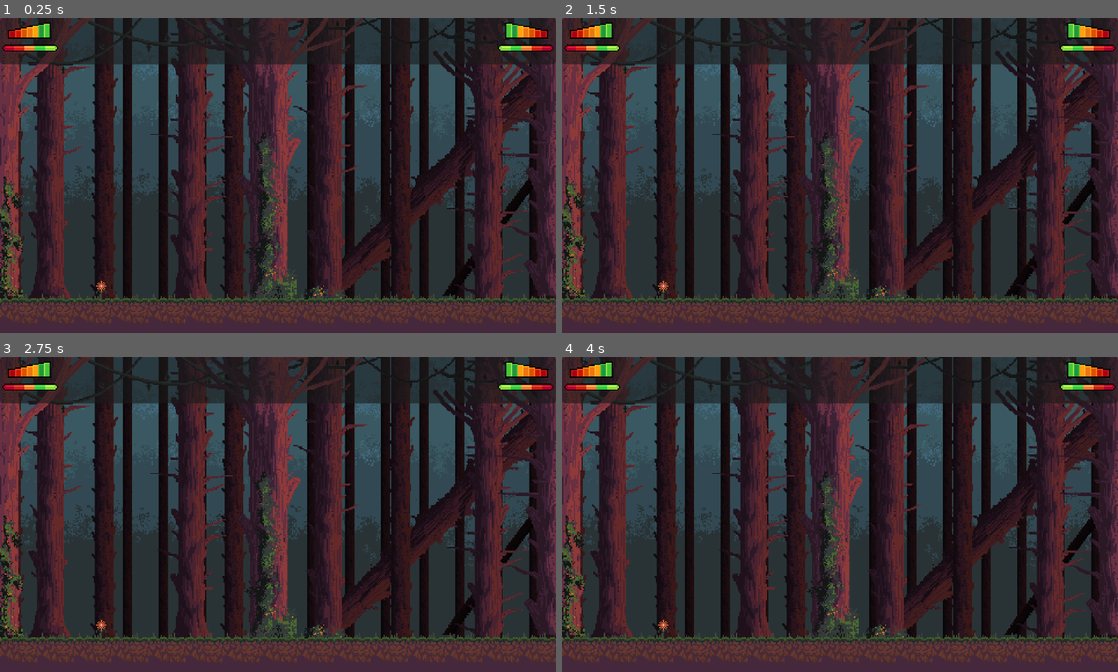
Above: before the commit, frames 1-4 (two rows, left to right).
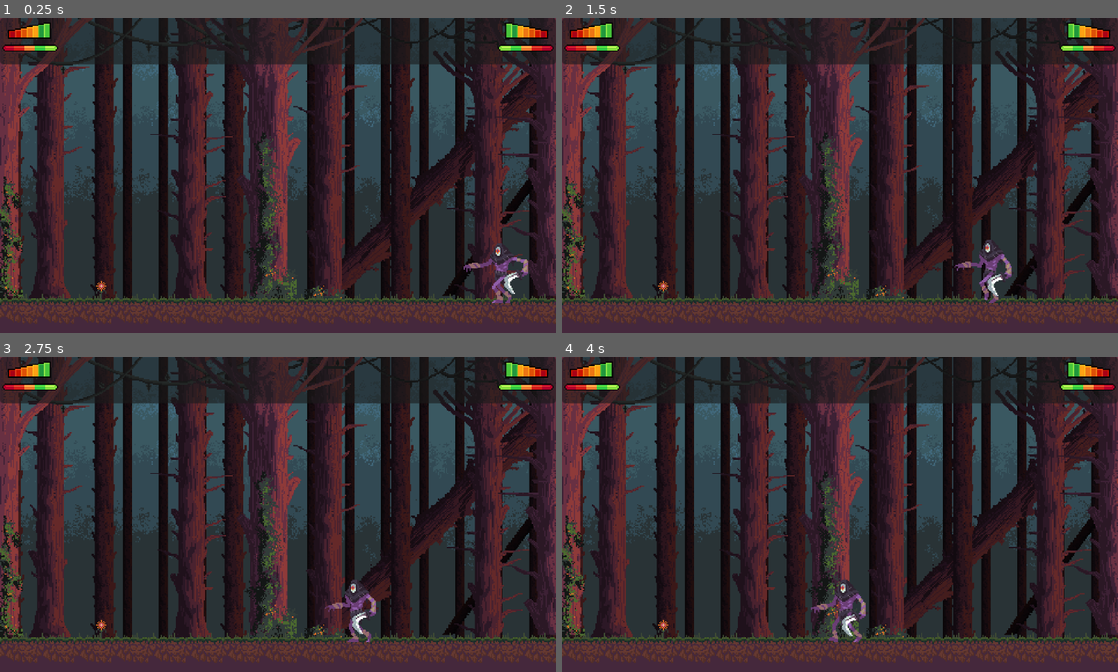
Above: after the commit, the same moments.

Repository: poeticalbyte/one-armed-videogame
Game: Godot game, scene res://Scenes/HUD-Daniel/HUD.tscn
Same seed, same stepped clock (60 frames per second), same inputs: the game is played once before the commit and once after it.
Inputs:
- Up to frame 1 (0.25 s): no input
- Up to frame 2 (1.5 s): tap Enter (ui_accept) at 0.5, 0.77 s; hold Right (ui_right) from 0.53 s (still down)
- Up to frame 3 (2.75 s): tap Enter (ui_accept) at 1.52 s; release Right (ui_right) at 2.03 s; hold Left (ui_left) from 2.03 s (still down)
- Up to frame 4 (4 s): release Left (ui_left) at 2.78 s; hold Right (ui_right) from 2.78 s (still down); tap Enter (ui_accept) at 3.02, 3.77 s

The runs differ from the first frame. In frame 1, 0.6% of the frame differs, in the area x 83-95%, y 71-91%; in frame 2, 0.6%; in frame 3, 0.6%; in frame 4, 0.6%, in the area x 44-55%, y 70-91%.

Commit message:
Agregado enemigo con animaciones de ataque y daño

Diff:
--- a/Scenes/Enemy-Damarys/enemy.tscn
+++ b/Scenes/Enemy-Damarys/enemy.tscn
@@ -1,23 +1,33 @@
-[gd_scene load_steps=4 format=3 uid="uid://cgttoaobb3565"]
+[gd_scene load_steps=5 format=3 uid="uid://cgttoaobb3565"]
 
-[ext_resource type="Script" uid="uid://cr6hjxmxex6w5" path="res://Scripts/enemy.gd" id="1_nydve"]
+[ext_resource type="Script" uid="uid://l0ccqqjapr7e" path="res://Scripts/Enemy-Damarys/enemy.gd" id="1_nydve"]
 [ext_resource type="SpriteFrames" uid="uid://bcvxjeqyy3wmy" path="res://Scenes/Enemy-Damarys/enemy.tres" id="1_wwp11"]
 
 [sub_resource type="RectangleShape2D" id="RectangleShape2D_ojc7g"]
 size = Vector2(57.99781, 38.379818)
 
+[sub_resource type="RectangleShape2D" id="RectangleShape2D_nydve"]
+size = Vector2(79, 89)
+
 [node name="Enemy" type="CharacterBody2D"]
 script = ExtResource("1_nydve")
 
 [node name="CollisionShape2D" type="CollisionShape2D" parent="."]
-position = Vector2(410, 211.99998)
+position = Vector2(420, 209.99998)
 scale = Vector2(2.4517858, 2.3454301)
 shape = SubResource("RectangleShape2D_ojc7g")
 
 [node name="AnimatedSprite2D" type="AnimatedSprite2D" parent="."]
 texture_filter = 1
-position = Vector2(410, 207)
+position = Vector2(418, 210.99998)
 scale = Vector2(1.0285715, 0.9905917)
 sprite_frames = ExtResource("1_wwp11")
 animation = &"walk"
 frame_progress = 0.34174317
+
+[node name="Area2D" type="Area2D" parent="."]
+
+[node name="CollisionShape2D" type="CollisionShape2D" parent="Area2D"]
+position = Vector2(407.5, 210.5)
+shape = SubResource("RectangleShape2D_nydve")
+debug_color = Color(0.58188796, 0.40523773, 0.950831, 0.41960785)
--- a/Scenes/Environment - Camilo/level.tscn
+++ b/Scenes/Environment - Camilo/level.tscn
@@ -9,6 +9,7 @@
 [ext_resource type="Texture2D" uid="uid://csbr24b5rnm1a" path="res://Assets/Environment - Camilo/Tile-set/Trunks/Trunk 03.png" id="6_58mpj"]
 [ext_resource type="Texture2D" uid="uid://t0v0ovytws74" path="res://Assets/Environment - Camilo/Tile-set/Leaves, branches, bushes, etc/08.png" id="6_nrjkg"]
 [ext_resource type="Texture2D" uid="uid://vqx1kv77mj5f" path="res://Assets/Environment - Camilo/Tile-set/Leaves, branches, bushes, etc/01.png" id="8_ahhmp"]
+[ext_resource type="PackedScene" uid="uid://cgttoaobb3565" path="res://Scenes/Enemy-Damarys/enemy.tscn" id="10_ahhmp"]
 
 [sub_resource type="TileSetAtlasSource" id="TileSetAtlasSource_81xng"]
 texture = ExtResource("1_iesdi")
@@ -1682,3 +1683,6 @@
 [node name="Foreground" type="TileMapLayer" parent="TilemapLayers"]
 tile_map_data = PackedByteArray("AAAAACIAAwAEAAAAAAAAACMAAwAEAAEAAAAAACQAAwAEAAIAAAAAACUAAwAEAAMAAAAAACYAAwAEAAQAAAABAC …(4080 unchanged characters)…
 tile_set = SubResource("TileSet_8c0lf")
+
+[node name="Enemy" parent="TilemapLayers" instance=ExtResource("10_ahhmp")]
+position = Vector2(4, -12)
--- a/Scenes/HUD-Daniel/HUD.tscn
+++ b/Scenes/HUD-Daniel/HUD.tscn
@@ -1,7 +1,7 @@
 [gd_scene load_steps=5 format=3 uid="uid://814a6pxiutw6"]
 
 [ext_resource type="PackedScene" uid="uid://b3rpw1a4h7np6" path="res://Scenes/Environment - Camilo/level.tscn" id="1_rpak8"]
-[ext_resource type="Texture2D" uid="uid://frulndrp5rau" path="res://assets/sprites/05.png" id="2_epypp"]
+[ext_resource type="Texture2D" uid="uid://frulndrp5rau" path="res://Assets/sprites/05.png" id="2_epypp"]
 
 [sub_resource type="AtlasTexture" id="AtlasTexture_0hol4"]
 atlas = ExtResource("2_epypp")
--- /dev/null
+++ b/Scripts/Enemy-Damarys/enemy.gd
@@ -0,0 +1,82 @@
+extends CharacterBody2D  # Clase base para personajes con física en 2D
+
+# ------------------ CONSTANTES ------------------
+const SPEED = 50        # Velocidad horizontal del enemigo
+const GRAVITY = 900     # Fuerza de gravedad aplicada al enemigo
+
+# ------------------ VARIABLES ------------------
+var direction = -1      # Dirección inicial: -1 es izquierda, 1 sería derecha
+var attacking = false   # Estado de ataque
+var dead = false        # Estado de muerte
+var life = 3            # Vida del enemigo
+
+# ------------------ NODOS ------------------
+@onready var attack_area = $Area2D               # Área de ataque que detecta al jugador
+@onready var sprite = $AnimatedSprite2D          # Sprite animado del enemigo
+
+# ------------------ INICIALIZACIÓN ------------------
+func _ready():
+	# Conecta la señal 'body_entered' del Area2D a la función _on_area_2d_body_entered
+	attack_area.body_entered.connect(_on_area_2d_body_entered)
+	# Inicia la animación de caminar
+	sprite.play("walk")
+
+# ------------------ MOVIMIENTO Y FÍSICA ------------------
+func _physics_process(delta):
+	if dead:
+		return  # Si el enemigo está muerto, no hace nada
+
+	# Aplicar gravedad si no está en el suelo
+	if not is_on_floor():
+		velocity.y += GRAVITY * delta
+
+	# Movimiento horizontal
+	velocity.x = direction * SPEED
+
+	# Voltear el sprite según la dirección
+	sprite.flip_h = direction > 0
+
+	# Mover el personaje considerando colisiones
+	move_and_slide()
+
+	# Cambiar dirección si choca con una pared
+	if is_on_wall():
+		direction *= -1
+
+# ------------------ DETECCIÓN DEL JUGADOR ------------------
+func _on_area_2d_body_entered(body):
+	# Si el objeto que entra en el área es el jugador y no está atacando ni muerto, ataca
+	if body.name == "Player" and not attacking and not dead:
+		attack()
+
+# ------------------ ATAQUE ------------------
+func attack():
+	attacking = true                 # Marcar que está atacando
+	sprite.play("attack")            # Reproducir animación de ataque
+	await sprite.animation_finished  # Esperar a que termine la animación
+	attacking = false                # Termina el ataque
+	sprite.play("walk")              # Volver a animación de caminar
+
+# ------------------ RECIBIR DAÑO ------------------
+func take_damage():
+	if dead:
+		return  # Si ya está muerto, no hacer nada
+
+	# Reducimos la vida
+	life -= 1
+	attacking = false       # Interrumpir ataque si estaba atacando
+	sprite.play("Hurt")     # Reproducir animación de daño
+
+	if life <= 0:
+		die()               # Si la vida llega a 0, morir
+	else:
+		await sprite.animation_finished  # Esperar a que termine animación de daño
+		sprite.play("walk")             # Volver a caminar
+
+# ------------------ MUERTE ------------------
+func die():
+	dead = true             # Marcar que está muerto
+	velocity = Vector2.ZERO # Detener todo movimiento
+	sprite.play("Death")    # Reproducir animación de muerte
+	await sprite.animation_finished  # Esperar a que termine la animación
+	queue_free()            # Eliminar el nodo del enemigo del juego
Not shown: 1 places in Scenes/Environment - Camilo/level.tscn that only renumber resources
Not shown, added: Scripts/Enemy-Damarys/enemy.gd.uid
